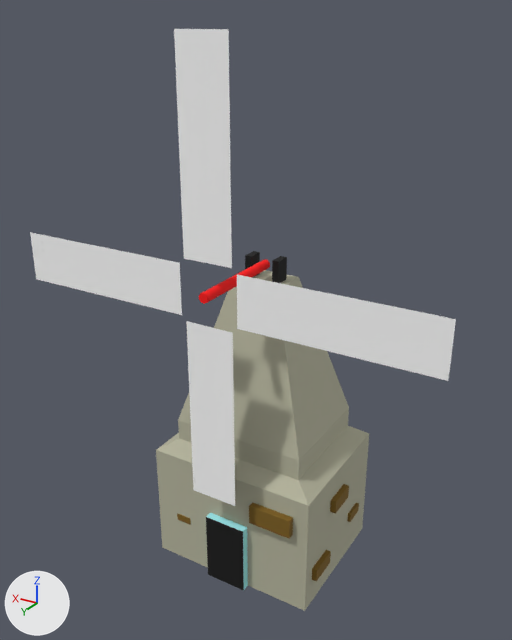
One commit to the FBX model client/Norumac2/Client/Resource/Mesh/windmill.FBX: the scene before it, then after it.
One viewpoint serves both versions: a 50 mm lens placed at (-1.089, 1.875, 1.834), pointed at (0.024, 0.021, 0.907). Every picture has the same lights, and +X, +Y and +Z are marked at lower left. Both versions are drawn at frame 121 of the action 'Take 001'; the numbers are the values there.
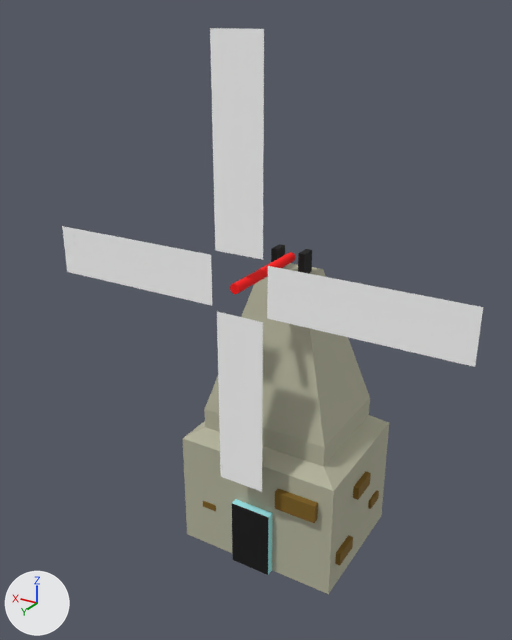
Where the change shows, as pixel boxes [x1, y1, x2, y2] in the pictures (512 x 640 px):
'Box001', moved
    before: [156, 270, 369, 611]
    after: [183, 263, 389, 594]
'Plane005', moved
    before: [174, 29, 232, 268]
    after: [210, 28, 264, 260]
'Plane003', moved
    before: [237, 275, 456, 381]
    after: [267, 266, 483, 367]
'Plane004', moved
    before: [186, 321, 235, 506]
    after: [217, 312, 263, 492]
'Plane002', moved
    before: [30, 232, 182, 315]
    after: [62, 226, 212, 306]
'Box009', moved
    before: [206, 513, 248, 591]
    after: [232, 499, 272, 575]
'Cylinder001', moved
    before: [199, 259, 270, 304]
    after: [230, 252, 296, 294]
'Box007', moved
    before: [272, 256, 287, 283]
    after: [298, 249, 312, 274]
'Box006', moved
    before: [330, 484, 349, 514]
    after: [353, 471, 371, 500]
'Box005', moved
    before: [312, 550, 331, 581]
    after: [335, 535, 353, 565]
'Box008', moved
    before: [245, 251, 260, 278]
    after: [271, 244, 285, 262]
'Box004', moved
    before: [347, 503, 359, 522]
    after: [368, 490, 379, 509]
'Box003', moved
    before: [177, 514, 191, 524]
    after: [203, 501, 216, 511]

The change, as a list of edits to the scene's bpy script:
```text
Change ob_box006:
    ob_box006.location: (-0.32, 0.023, 0.319) -> (-0.356, -0.085, 0.319)
Change ob_box008:
    ob_box008.location: (0.05, 0.0, 1.039) -> (0.014, -0.108, 1.039)
Change ob_box001:
    ob_box001.location: (0.0, 0.0, 0.0) -> (-0.035, -0.108, 0.0)
Change ob_box003:
    ob_box003.location: (0.191, 0.245, 0.178) -> (0.155, 0.137, 0.178)
Change ob_box005:
    ob_box005.location: (-0.318, 0.146, 0.124) -> (-0.354, 0.038, 0.124)
Change ob_box004:
    ob_box004.location: (-0.311, -0.122, 0.162) -> (-0.346, -0.23, 0.162)
Change ob_cylinder001:
    ob_cylinder001.location: (0.0, 0.0, 1.1) -> (-0.035, -0.108, 1.1)
Change ob_box009:
    ob_box009.location: (0.0, 0.27, 0.126) -> (-0.035, 0.162, 0.126)
Change ob_box007:
    ob_box007.location: (-0.051, 0.0, 1.039) -> (-0.086, -0.108, 1.039)
```
